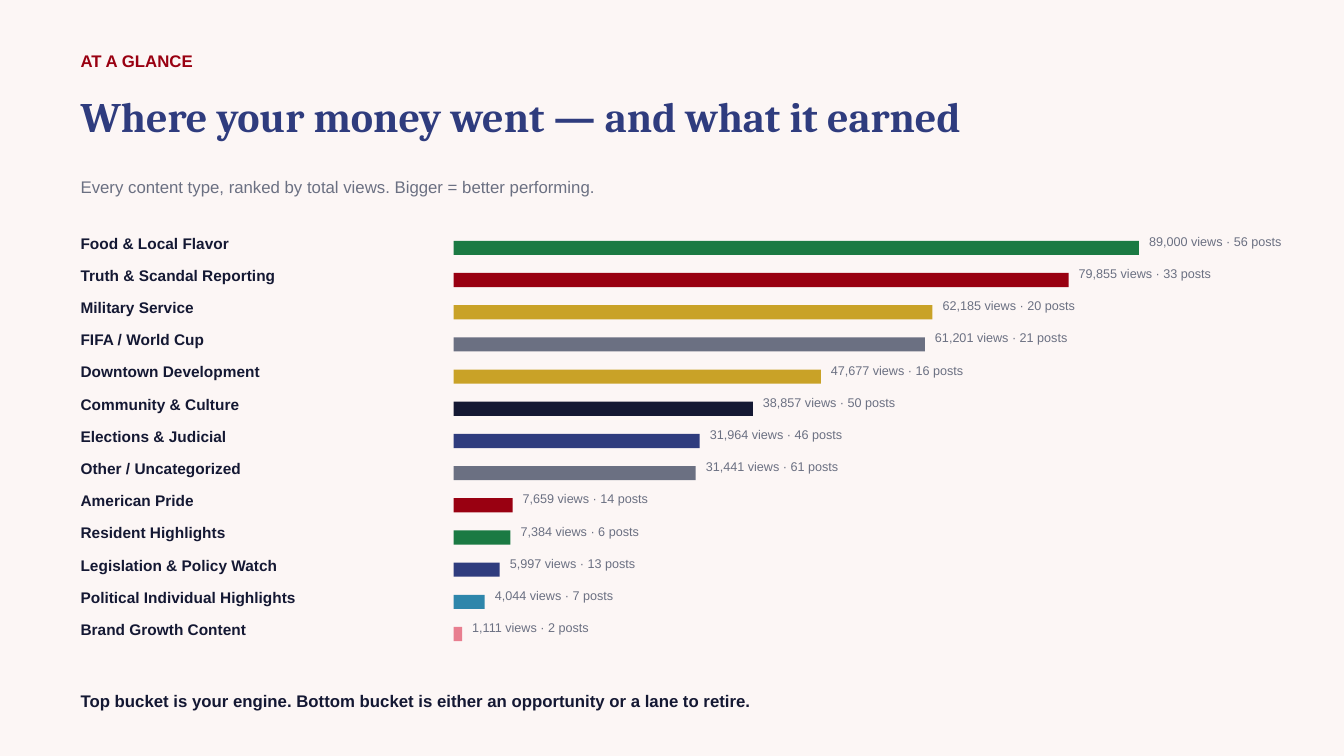
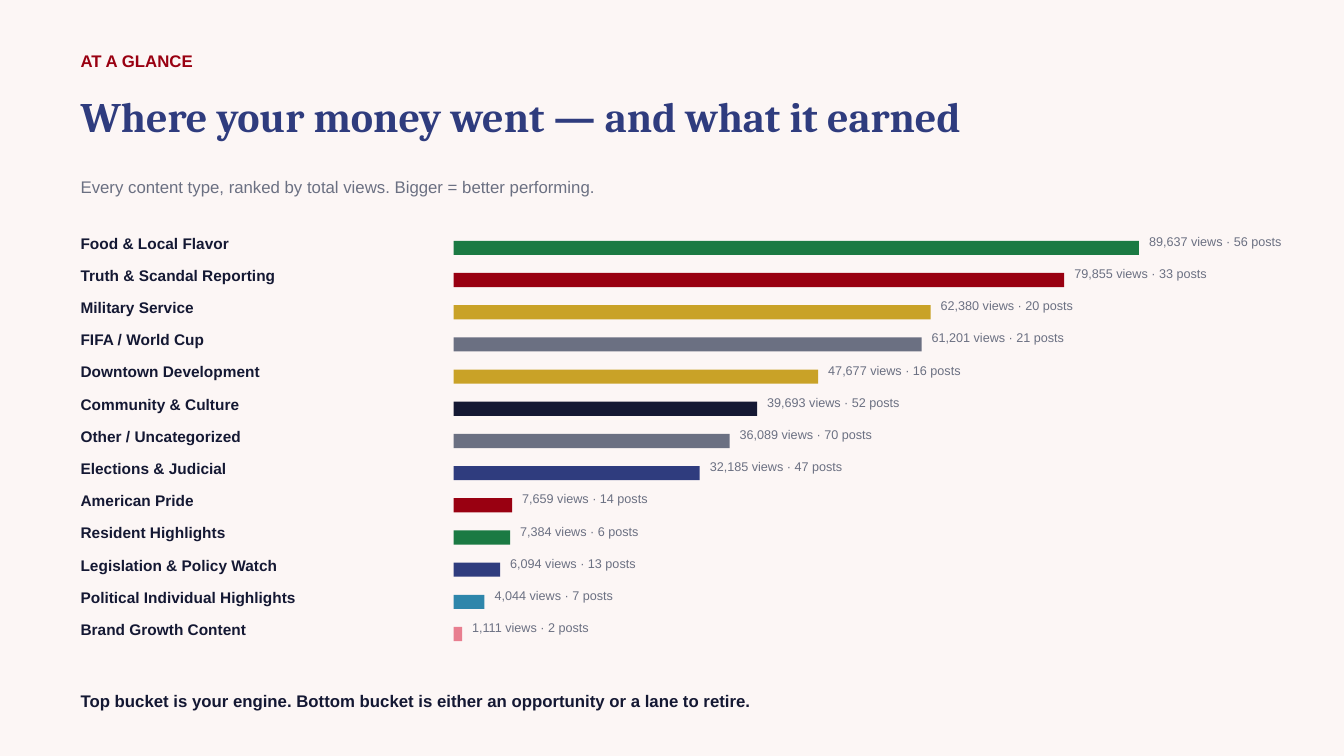
Before and after one commit to zvmmer/talking-downey-kpis, a slide deck: slide 3 of SPONSOR_CONTENT_REPORT.pptx. Drawn at 1344x756 pixels with LibreOffice and Linux fonts; fonts in the diff are those of the drawing. Boxes give left, top, right and bottom in pixels: in the first picture for what was removed or moved away, otherwise in the second. Text is boxed around its words. In the diff, an @@ line names an element or a change of style, - is before the commit and + after.

```diff
--- a/SPONSOR_CONTENT_REPORT.pptx
+++ b/SPONSOR_CONTENT_REPORT.pptx
@@ text at (1149,237,1281,249): text changed @@
-89,000 views · 56 posts
+89,637 views · 56 posts
@@ text "79,855 views · 33 posts": place and size @@
-text "79,855 views · 33 posts" at (1079,269,1211,281)
+text "79,855 views · 33 posts" at (1074,269,1207,281)
@@ rectangle: place and size @@
-rectangle at (454,273,1069,287)
+rectangle at (454,273,1065,287)
@@ text at (941,301,1073,313): text changed @@
-62,185 views · 20 posts
+62,380 views · 20 posts
@@ rectangle: place and size @@
-rectangle at (454,338,926,352)
+rectangle at (454,338,922,352)
@@ rectangle: place and size @@
-rectangle at (454,402,753,416)
+rectangle at (454,402,757,416)
@@ text at (767,398,899,410): text changed @@
-38,857 views · 50 posts
+39,693 views · 52 posts
@@ text "Other / Uncategorized": place and size @@
-text "Other / Uncategorized" at (81,463,241,478)
+text "Other / Uncategorized" at (81,431,241,445)
@@ rectangle: place and size @@
-rectangle at (454,434,700,448)
+rectangle at (454,434,730,448)
@@ rectangle at (454,434,730,448): fill #2F3C7E to #6B7082 @@
@@ text at (740,430,872,442): text changed @@
-31,964 views · 46 posts
+36,089 views · 70 posts
@@ text "Elections & Judicial": place and size @@
-text "Elections & Judicial" at (81,431,226,442)
+text "Elections & Judicial" at (81,463,226,474)
@@ rectangle: place and size @@
-rectangle at (454,466,696,480)
+rectangle at (454,466,700,480)
@@ rectangle at (454,466,700,480): fill #6B7082 to #2F3C7E @@
@@ text at (710,462,842,474): text changed @@
-31,441 views · 61 posts
+32,185 views · 47 posts
@@ text at (510,559,635,571): text changed @@
-5,997 views · 13 posts
+6,094 views · 13 posts
```
Also in this commit, not shown: 9 other slides changed, 5 other files.
